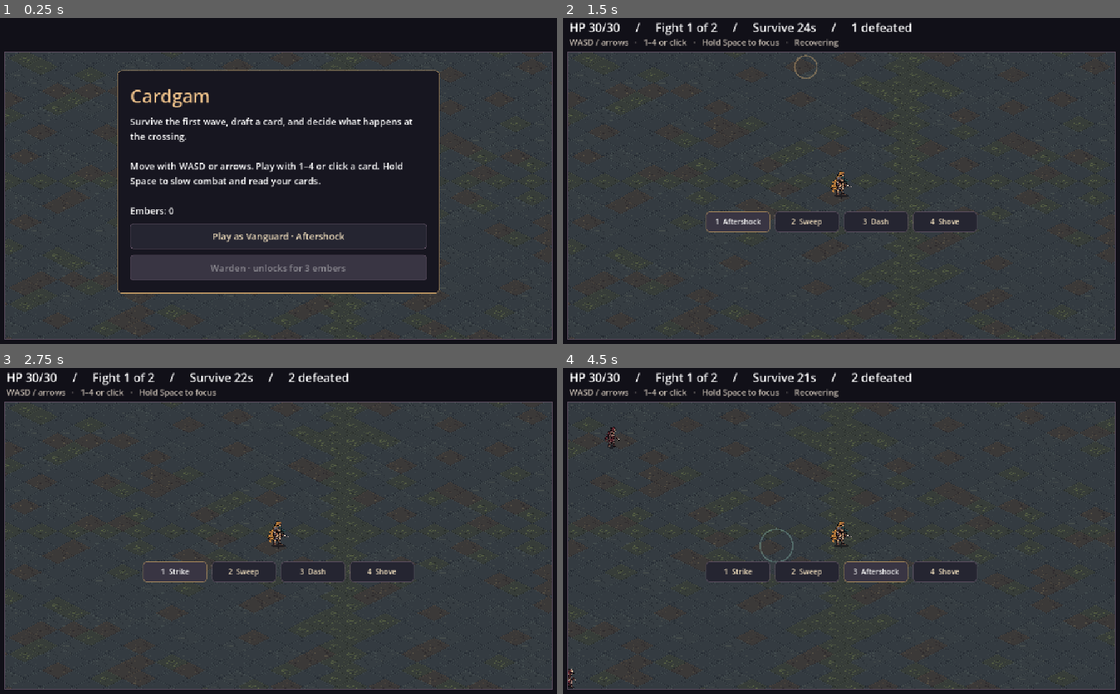
Above: before the commit, frames 1-4 (two rows, left to right).
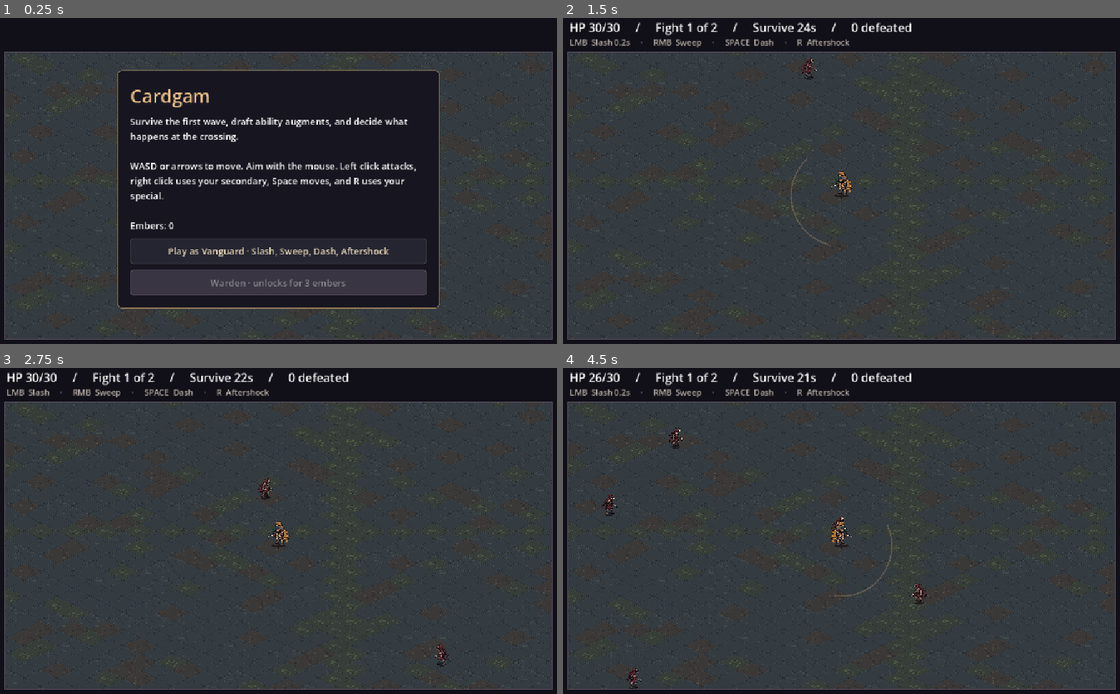
Above: after the commit, the same moments.

Repository: joelyou20/cardgam
Game: Godot game, scene res://arena.tscn
The game is run twice, just before and just after one commit, with the same random seed, the same clock (stepped at 60 frames per second) and the same inputs.
Inputs (mouse positions are in pixels of both pictures, inside the frame that each line leads up to):
- Up to frame 1 (0.25 s): no input
- Up to frame 2 (1.5 s): click "Play as Vanguard · Aftershock" (after the commit: "Play as Vanguard · Slash, Swe…") at 0.5 s; click (735, 223) at 1.25 s, where only the run before the commit has a clickable "1 Strike"
- Up to frame 3 (2.75 s): click (172, 573) at 2 s, where only the run before the commit has a clickable "1 Aftershock"
- Up to frame 4 (4.5 s): click (808, 573) at 2.75 s, where only the run before the commit has a clickable "2 Sweep"; click (808, 573) at 3.5 s, where only the run before the commit has a clickable "2 Aftershock"; click (874, 573) at 4.25 s, where only the run before the commit has a clickable "3 Dash"

The runs differ from the first frame. In frame 1, 8.8% of the frame differs, in the area x 21-79%, y 30-90%; in frame 2, 1.6%; in frame 3, 1.5%; in frame 4, 5.7%.

Commit message:
Replace combat hand with fixed abilities and passive augment decks

Diff:
--- a/main/arena.gd
+++ b/main/arena.gd
@@ -6,23 +6,33 @@
 const TILE_SIZE := Vector2(64, 32)
 const FIELD := Rect2(24, 80, 1072, 560)
 const SCREEN_CENTER := Vector2(560, 360)
-const FOCUS_SPEED := 0.25
 const SPAWN_MARGIN := 32.0
 const DESPAWN_RADIUS := 1250.0
 const BEACON := Vector2(560, 300)
-const STARTER := ["Strike", "Sweep", "Dash", "Shove"]
-const BOOSTERS := ["Cinder Ring", "Rally", "Harpoon", "Kindle"]
-const CARDS := {
-	"Strike": ["ATTACK", "Deal 3 to the nearest foe."],
-	"Sweep": ["ATTACK", "Deal 2 to each foe close by."],
-	"Dash": ["UTILITY", "Dash through foes in your travel direction."],
-	"Shove": ["UTILITY", "Push nearby foes away and stagger them."],
-	"Aftershock": ["SPECIAL", "Repeat your last attack from here."],
-	"Bulwark": ["SPECIAL", "Gain a shield. When hit, shove nearby foes."],
-	"Cinder Ring": ["ATTACK", "Leave a burning ring that damages foes inside."],
-	"Rally": ["UTILITY", "Heal 2 for each nearby staggered foe, up to 6."],
-	"Harpoon": ["ATTACK", "Deal 2 to the nearest foe and pull it close."],
-	"Kindle": ["UTILITY", "Your next attack also creates a burning ring."],
+enum Ability { PRIMARY, SECONDARY, MOVEMENT, SPECIAL }
+
+const CONTROLS := ["LMB", "RMB", "SPACE", "R"]
+const ABILITIES := {
+	"Vanguard": ["Slash", "Sweep", "Dash", "Aftershock"],
+	"Warden": ["Mace", "Shield Bash", "Guard Step", "Bulwark"],
+}
+const COOLDOWNS := {
+	"Vanguard": [0.42, 2.0, 2.4, 5.0],
+	"Warden": [0.55, 1.7, 2.7, 5.5],
+}
+const AUGMENTS := {
+	"Vanguard": {
+		"Kindling": "Slash ignites a patch beneath the first enemy it hits.",
+		"Undertow": "Sweep pulls enemies toward you, setting up a close-range follow-up.",
+		"Scorched Trail": "Dash leaves fire at both ends of its path.",
+		"Double Echo": "Aftershock echoes both attacks when you alternate Slash and Sweep.",
+	},
+	"Warden": {
+		"Crack the Line": "Mace hits against staggered enemies send a shockwave into nearby foes.",
+		"Rebound": "Enemies knocked back by Shield Bash damage nearby foes where they land.",
+		"Landing Bell": "Guard Step staggers nearby enemies when you land.",
+		"Beacon Oath": "Bulwark heals you when the shield blocks a hit.",
+	},
 }
 
 var phase := "title"
@@ -35,8 +45,7 @@
 var beacon_health := 12
 var invulnerable := 0.0
 var shield := false
-var kindled := false
-var cooldown := 0.0
+var cooldowns := [0.0, 0.0, 0.0, 0.0]
 var elapsed := 0.0
 var spawn_left := 0.0
 var kills := 0
@@ -44,18 +53,17 @@
 var route := ""
 var embers := 0
 var warden_unlocked := false
-var last_attack := ""
-var hand: Array[String] = []
-var draw_pile: Array[String] = []
+var character := "Vanguard"
+var last_attack := -1
+var previous_attack := -1
+var deck: Array[String] = []
 var enemies: Array[Dictionary] = []
 var effects: Array[Dictionary] = []
 var fires: Array[Dictionary] = []
 var rng := RandomNumberGenerator.new()
 
-var focusing := false
 var hud: Label
 var notice: Label
-var slots: Array[Button] = []
 var overlay: PanelContainer
 var options: VBoxContainer
 
@@ -93,20 +101,6 @@
 	notice.position = Vector2(28, 48)
 	notice.modulate = Color("#bdb3a9")
 	layer.add_child(notice)
-	var hand_row := HBoxContainer.new()
-	hand_row.position = SCREEN_CENTER + Vector2(-265, 31)
-	hand_row.add_theme_constant_override("separation", 10)
-	hand_row.theme = theme
-	layer.add_child(hand_row)
-	for index in range(4):
-		var button := Button.new()
-		button.custom_minimum_size = Vector2(125, 36)
-		button.autowrap_mode = TextServer.AUTOWRAP_WORD_SMART
-		button.add_theme_font_size_override("font_size", 14)
-		button.focus_mode = Control.FOCUS_NONE
-		button.pressed.connect(play_card.bind(index))
-		hand_row.add_child(button)
-		slots.append(button)
 	overlay = PanelContainer.new()
 	overlay.position = Vector2(245, 115)
 	overlay.custom_minimum_size.x = 630
@@ -140,7 +134,6 @@
 	detail.autowrap_mode = TextServer.AUTOWRAP_WORD_SMART
 	options.add_child(detail)
 	overlay.set_deferred("size", Vector2(630, 0))
-	refresh_hand()
 
 func add_option(label: String, action: Callable) -> void:
 	var button := Button.new()
@@ -153,7 +146,7 @@
 func show_title() -> void:
 	player_is_warden = false
 	phase = "title"
-	hand.clear()
+	deck.clear()
 	enemies.clear()
 	fires.clear()
 	effects.clear()
@@ -161,10 +154,10 @@
 	position_in_arena = BEACON
 	hud.text = ""
 	notice.text = ""
-	show_menu("Cardgam", "Survive the first wave, draft a card, and decide what happens at the crossing.\n\nMove with WASD or arrows. Play with 1–4 or click a card. Hold Space to slow combat and read your cards.\n\nEmbers: %d" % embers)
-	add_option("Play as Vanguard · Aftershock", start_run.bind("Aftershock"))
+	show_menu("Cardgam", "Survive the first wave, draft ability augments, and decide what happens at the crossing.\n\nWASD or arrows to move. Aim with the mouse. Left click attacks, right click uses your secondary, Space moves, and R uses your special.\n\nEmbers: %d" % embers)
+	add_option("Play as Vanguard · Slash, Sweep, Dash, Aftershock", start_run.bind("Vanguard"))
 	if warden_unlocked:
-		add_option("Play as Warden · Bulwark", start_run.bind("Bulwark"))
+		add_option("Play as Warden · Mace, Shield Bash, Guard Step, Bulwark", start_run.bind("Warden"))
 	elif embers >= 3:
 		add_option("Unlock Warden · 3 embers", unlock_warden)
 	else:
@@ -177,22 +170,18 @@
 	save_progress()
 	show_title()
 
-func start_run(special: String) -> void:
-	player_is_warden = special == "Bulwark"
-	hand.assign(STARTER)
-	draw_pile.assign([special])
+func start_run(chosen_character: String) -> void:
+	character = chosen_character
+	player_is_warden = character == "Warden"
+	deck.clear()
 	health = 30
 	kills = 0
 	stage = 1
 	route = ""
-	last_attack = ""
-	shield = false
-	kindled = false
 	begin_fight()
 
 func begin_fight() -> void:
 	phase = "fight"
-	focusing = false
 	position_in_arena = BEACON + Vector2(0, 85) if route == "bridge" else BEACON
 	facing = Vector2.RIGHT
 	player_looks_left = false
@@ -202,48 +191,43 @@
 	beacon_health = 12
 	dash_left = 0.0
 	invulnerable = 1.0
-	cooldown = 0.0
+	cooldowns.fill(0.0)
+	last_attack = -1
+	previous_attack = -1
+	shield = false
 	elapsed = 0.0
 	spawn_left = 0.2
 	if route == "road":
 		spawn_enemy(true)
 	overlay.hide()
-	refresh_hand()
-
-func refresh_hand() -> void:
-	for index in range(slots.size()):
-		var button := slots[index]
-		button.visible = phase == "fight"
-		if index >= hand.size():
-			continue
-		var card := hand[index]
-		var description: String = CARDS[card][1]
-		button.text = "%d  %s" % [index + 1, card]
-		button.custom_minimum_size.y = 100 if focusing else 36
-		if focusing:
-			button.text += "\n" + description
-		button.tooltip_text = description
-		button.modulate = Color("#ffc87e") if card in BOOSTERS else Color.WHITE
-
-func _input(event: InputEvent) -> void:
-	if event is InputEventKey and event.pressed and not event.echo:
-		var index: int = [KEY_1, KEY_2, KEY_3, KEY_4].find(event.keycode)
-		if index < 0:
-			return
-		if phase == "fight":
-			play_card(index)
-			get_viewport().set_input_as_handled()
-		elif phase == "booster" and index < 3:
-			(options.get_child(index + 2) as Button).pressed.emit()
-			get_viewport().set_input_as_handled()
+
+func _unhandled_input(event: InputEvent) -> void:
+	var ability := -1
+	var target := get_global_mouse_position()
+	if event is InputEventMouseButton and event.pressed and phase == "fight":
+		target = event.position
+		if event.button_index == MOUSE_BUTTON_LEFT:
+			ability = Ability.PRIMARY
+		elif event.button_index == MOUSE_BUTTON_RIGHT:
+			ability = Ability.SECONDARY
+	elif event is InputEventKey and event.pressed and not event.echo:
+		if phase == "booster":
+			var option: int = [KEY_1, KEY_2, KEY_3].find(event.keycode)
+			if option >= 0:
+				(options.get_child(option + 2) as Button).pressed.emit()
+				get_viewport().set_input_as_handled()
+		elif event.keycode == KEY_SPACE:
+			ability = Ability.MOVEMENT
+		elif event.keycode == KEY_R:
+			ability = Ability.SPECIAL
+	if ability >= 0 and phase == "fight":
+		var aim := (target - SCREEN_CENTER).normalized()
+		use_ability(ability, aim if aim != Vector2.ZERO else facing)
+		get_viewport().set_input_as_handled()
 
 func _physics_process(delta: float) -> void:
 	if phase == "fight":
-		var focus_held := Input.is_key_pressed(KEY_SPACE)
-		if focus_held != focusing:
-			focusing = focus_held
-			refresh_hand()
-		update_fight(delta * FOCUS_SPEED if focusing else delta)
+		update_fight(delta)
 	queue_redraw()
 
 func movement_input() -> Vector2:
@@ -260,12 +244,19 @@
 
 func update_fight(delta: float) -> void:
 	elapsed += delta
-	cooldown = maxf(0.0, cooldown - delta)
+	for index in range(cooldowns.size()):
+		cooldowns[index] = maxf(0.0, cooldowns[index] - delta)
 	invulnerable = maxf(0.0, invulnerable - delta)
 	var direction := movement_input()
 	if dash_left > 0.0:
-		dash_left -= delta
-		position_in_arena += facing * 690.0 * delta
+		var step := minf(delta, dash_left)
+		dash_left -= step
+		position_in_arena += facing * 690.0 * step
+		if dash_left <= 0.0:
+			if "Scorched Trail" in deck:
+				create_fire(position_in_arena)
+			if "Landing Bell" in deck:
+				strike(position_in_arena, facing, 75.0, -1.0, 0, 0.0, 1.3)
 	else:
 		face_direction(direction)
 		position_in_arena += direction * 226.0 * delta
@@ -284,7 +275,7 @@
 	update_hud()
 	if health <= 0 or beacon_health <= 0:
 		finish_run(false)
-	elif stage == 1 and elapsed >= 24.0:
+	elif stage == 1 and (elapsed >= 24.0 or elapsed >= 12.0 and deck.is_empty()):
 		open_booster()
 	elif stage == 2 and (route == "bridge" and elapsed >= 23.0 or route == "road" and not enemies.any(func(enemy): return enemy.elite)):
 		finish_run(true)
@@ -296,11 +287,12 @@
 	elif route == "road":
 		objective = "Defeat the road captain"
 	hud.text = "HP %d/30     /     Fight %d of 2     /     %s     /     %d defeated" % [health, stage, objective, kills]
-	notice.text = "WASD / arrows   ·   1–4 or click   ·   Hold Space to focus"
-	if focusing:
-		notice.text += "   ·   Focus active"
-	if cooldown > 0.0:
-		notice.text += "   ·   Recovering"
+	var status := PackedStringArray()
+	for index in range(CONTROLS.size()):
+		var recovery: float = cooldowns[index]
+		var suffix := " %.1fs" % recovery if recovery > 0 else ""
+		status.append("%s  %s%s" % [CONTROLS[index], ABILITIES[character][index], suffix])
+	notice.text = "     ·     ".join(status)
 
 func enemy_is_relevant(enemy: Dictionary) -> bool:
 	if enemy.hp <= 0 or enemy.elite:
@@ -355,7 +347,9 @@
 		invulnerable = 0.65
 		if shield:
 			shield = false
-			perform_card("Shove")
+			strike(position_in_arena, facing, 95.0, -1.0, 2, 85.0, 0.9)
+			if "Beacon Oath" in deck:
+				health = mini(30, health + 4)
 		else:
 			health = maxi(0, health - (4 if enemy.elite else 2))
 			add_effect(position_in_arena, 28, Color("#ef746a"))
@@ -364,80 +358,80 @@
 		enemy.attack = 1.0
 		add_effect(BEACON, 29, Color("#ef746a"))
 
-func nearest_enemy() -> Dictionary:
-	var nearest := {}
-	var distance := INF
+func use_ability(ability: int, aim: Vector2) -> void:
+	if phase != "fight" or cooldowns[ability] > 0.0:
+		return
+	if ability == Ability.SPECIAL and not player_is_warden and last_attack == -1:
+		return
+	# Movement keeps its original direction even if you attack during the dash.
+	if dash_left <= 0.0:
+		face_direction(aim)
+	cooldowns[ability] = COOLDOWNS[character][ability]
+	match ability:
+		Ability.PRIMARY, Ability.SECONDARY:
+			perform_attack(ability, aim)
+			previous_attack = last_attack
+			last_attack = ability
+		Ability.MOVEMENT:
+			var direction := movement_input()
+			face_direction(direction if direction != Vector2.ZERO else aim)
+			dash_left = 0.15 if player_is_warden else 0.22
+			invulnerable = maxf(invulnerable, dash_left + (0.2 if player_is_warden else 0.05))
+			add_effect(position_in_arena, 32, Color("#91cbbb"))
+			if "Scorched Trail" in deck:
+				create_fire(position_in_arena)
+		Ability.SPECIAL:
+			if player_is_warden:
+				shield = true
+				add_effect(position_in_arena, 38, Color("#91cbbb"))
+			else:
+				perform_attack(last_attack, aim)
+				if "Double Echo" in deck and previous_attack >= 0 and previous_attack != last_attack:
+					perform_attack(previous_attack, aim)
+	remove_defeated()
+	update_hud()
+
+func perform_attack(ability: int, aim: Vector2) -> void:
+	if player_is_warden:
+		if ability == Ability.PRIMARY:
+			var targets := strike(position_in_arena, aim, 78.0, 0.15, 3)
+			if "Crack the Line" in deck:
+				for enemy in targets:
+					if enemy.stagger > 0.0:
+						strike(enemy.pos, aim, 55.0, -1.0, 2, 0.0, 0.0, enemy)
+		else:
+			var targets := strike(position_in_arena, aim, 95.0, 0.3, 1, 72.0, 1.6)
+			if "Rebound" in deck:
+				for enemy in targets:
+					strike(enemy.pos, aim, 46.0, -1.0, 2, 0.0, 0.0, enemy)
+	elif ability == Ability.PRIMARY:
+		var targets := strike(position_in_arena, aim, 104.0, 0.48, 3)
+		if "Kindling" in deck and not targets.is_empty():
+			create_fire(targets[0].pos)
+	else:
+		var shove := -65.0 if "Undertow" in deck else 30.0
+		strike(position_in_arena, aim, 120.0, -1.0, 2, shove, 0.55)
+
+func strike(origin: Vector2, aim: Vector2, reach: float, arc: float, damage: int, knockback := 0.0, stagger := 0.0, excluded := {}) -> Array[Dictionary]:
+	var hits: Array[Dictionary] = []
 	for enemy in enemies:
-		var candidate: float = position_in_arena.distance_squared_to(enemy.pos)
-		if enemy.hp > 0 and candidate < distance:
-			distance = candidate
-			nearest = enemy
-	return nearest
-
-func play_card(index: int) -> void:
-	if phase != "fight" or cooldown > 0.0 or index < 0 or index >= hand.size():
-		return
-	var card := hand[index]
-	if card == "Aftershock" and last_attack.is_empty():
-		return
-	if card in ["Strike", "Harpoon"] and nearest_enemy().is_empty():
-		return
-	draw_pile.push_back(card)
-	hand[index] = draw_pile.pop_front()
-	cooldown = 0.34
-	perform_card(card)
-	remove_defeated()
-	refresh_hand()
-
-func perform_card(card: String) -> void:
-	if CARDS[card][0] == "ATTACK":
-		last_attack = card
-		if kindled:
-			kindled = false
-			create_fire()
-	match card:
-		"Strike", "Harpoon":
-			var enemy := nearest_enemy()
-			if not enemy.is_empty():
-				add_effect(enemy.pos, 24, Color("#f8c780"))
-				enemy.hp -= 3 if card == "Strike" else 2
-				if card == "Harpoon":
-					enemy.pos = enemy.pos.move_toward(position_in_arena, 145.0)
-					enemy.stagger = 0.55
-		"Sweep", "Shove", "Rally":
-			var radius := 195.0 if card == "Rally" else 88.0
-			add_effect(position_in_arena, radius, Color("#91cbbb") if card == "Rally" else Color("#f8c780"))
-			var healed := 0
-			for enemy in enemies:
-				var offset: Vector2 = enemy.pos - position_in_arena
-				if enemy.hp <= 0 or offset.length_squared() > radius * radius:
-					continue
-				match card:
-					"Sweep": enemy.hp -= 2
-					"Shove":
-						enemy.pos += offset.normalized() * 97.0
-						enemy.stagger = 1.5
-					"Rally":
-						if enemy.stagger > 0:
-							healed += 2
-			if card == "Rally":
-				health = mini(30, health + mini(6, healed))
-		"Dash":
-			face_direction(movement_input())
-			dash_left = 0.19
-			invulnerable = maxf(invulnerable, 0.24)
-			add_effect(position_in_arena, 35, Color("#91cbbb"))
-		"Aftershock":
-			perform_card(last_attack)
-		"Bulwark":
-			shield = true
-		"Kindle":
-			kindled = true
-		"Cinder Ring":
-			create_fire()
-
-func create_fire() -> void:
-	fires.append({"pos": position_in_arena, "life": 2.0, "tick": 0.0})
+		var offset: Vector2 = enemy.pos - origin
+		if enemy.hp <= 0 or is_same(enemy, excluded) or offset.length_squared() > reach * reach:
+			continue
+		if offset != Vector2.ZERO and offset.normalized().dot(aim) < arc:
+			continue
+		enemy.hp -= damage
+		enemy.stagger = maxf(enemy.stagger, stagger)
+		var displacement := knockback
+		if knockback < 0.0:
+			displacement = -minf(-knockback, maxf(0.0, offset.length() - 20.0))
+		enemy.pos += offset.normalized() * displacement
+		hits.append(enemy)
+	add_effect(origin, reach, Color("#f8c780") if damage > 0 else Color("#91cbbb"), aim if arc > -1.0 else Vector2.ZERO, arc)
+	return hits
+
+func create_fire(point: Vector2) -> void:
+	fires.append({"pos": point, "life": 1.55, "tick": 0.0})
 
 func update_fires(delta: float) -> void:
 	for fire in fires:
@@ -456,19 +450,27 @@
 	enemies = enemies.filter(func(enemy): return enemy.hp > 0)
 	kills += before - enemies.size()
 
-func add_effect(point: Vector2, radius: float, color: Color) -> void:
-	effects.append({"pos": point, "radius": radius, "color": color, "life": 0.27})
+func add_effect(point: Vector2, radius: float, color: Color, aim := Vector2.ZERO, arc := -1.0) -> void:
+	effects.append({"pos": point, "radius": radius, "color": color, "life": 0.27, "aim": aim, "arc": arc})
 
 func open_booster() -> void:
 	phase = "booster"
-	show_menu("Open the cache", "Choose one card to add to your deck.")
-	var pack := BOOSTERS.duplicate()
-	for index in range(3):
+	var current := "Your deck: " + ", ".join(deck) if not deck.is_empty() else "Your deck has no augments yet."
+	show_menu(character + " booster", "Choose one passive augment. It applies as soon as you return to combat.\n" + current)
+	var pool: Dictionary = AUGMENTS[character]
+	var pack := pool.keys().filter(func(card): return card not in deck)
+	for index in range(mini(3, pack.size())):
 		var card: String = pack.pop_at(rng.randi_range(0, pack.size() - 1))
-		add_option("%d   ·   %s   /   %s" % [index + 1, card, CARDS[card][1]], draft_card.bind(card))
+		add_option("%d   ·   %s   /   %s" % [index + 1, card, pool[card]], draft_card.bind(card))
 
 func draft_card(card: String) -> void:
-	draw_pile.push_front(card)
+	if phase != "booster" or not AUGMENTS[character].has(card) or card in deck:
+		return
+	deck.append(card)
+	if elapsed < 24.0:
+		phase = "fight"
+		overlay.hide()
+		return
 	phase = "story"
 	show_menu("The ferryman’s signal", "The ferryman needs the beacon lit to guide his boat through the fog. Raiders are already on the bank. An old road bypasses the crossing, but its captain bars the way.")
 	add_option("Stay at the crossing · defend the beacon", choose_route.bind("bridge"))
@@ -540,8 +542,8 @@
 func draw_player(feet: Vector2) -> void:
 	var tint := Color("#9fccc8") if player_is_warden else Color.WHITE
 	draw_actor(PLAYER_ART, feet, 48.0, player_looks_left, tint)
-	if shield or kindled:
-		draw_arc(feet, 21.0, 0, TAU, 24, Color("#91cbbb") if shield else Color("#e78a55"), 2.0)
+	if shield:
+		draw_arc(feet, 21.0, 0, TAU, 24, Color("#91cbbb"), 2.0)
 
 func draw_enemy(enemy: Dictionary, feet: Vector2) -> void:
 	var height := 57.0 if enemy.elite else 38.0
@@ -596,7 +598,9 @@
 	for effect in effects:
 		var color: Color = effect.color
 		color.a = effect.life / 0.27
-		draw_circle(effect.pos - offset, effect.radius * (1.0 - effect.life), color, false, 3.0)
+		var half_arc: float = PI if effect.aim == Vector2.ZERO else acos(effect.arc)
+		var angle: float = effect.aim.angle()
+		draw_arc(effect.pos - offset, effect.radius * (1.0 - effect.life), angle - half_arc, angle + half_arc, 32, color, 3.0)
 	# Keep world effects out of the HUD margins.
 	draw_rect(Rect2(0, 0, 1120, FIELD.position.y), Color("#111018"))
 	draw_rect(Rect2(0, FIELD.end.y, 1120, 720 - FIELD.end.y), Color("#111018"))
